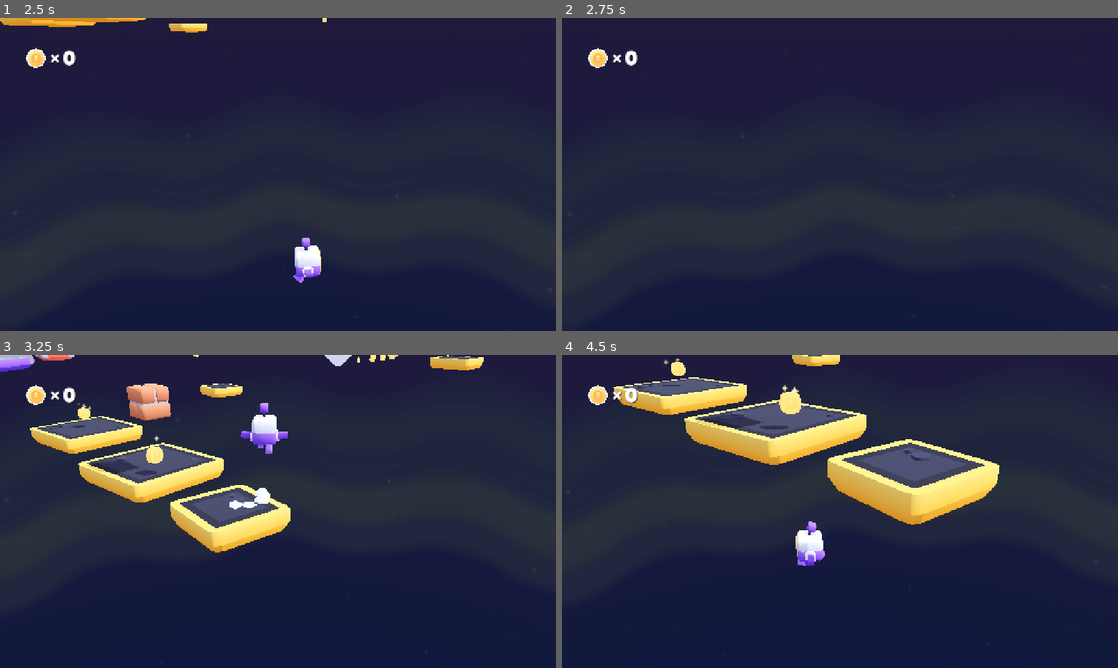
Above: before the commit, frames 1-4 (two rows, left to right).
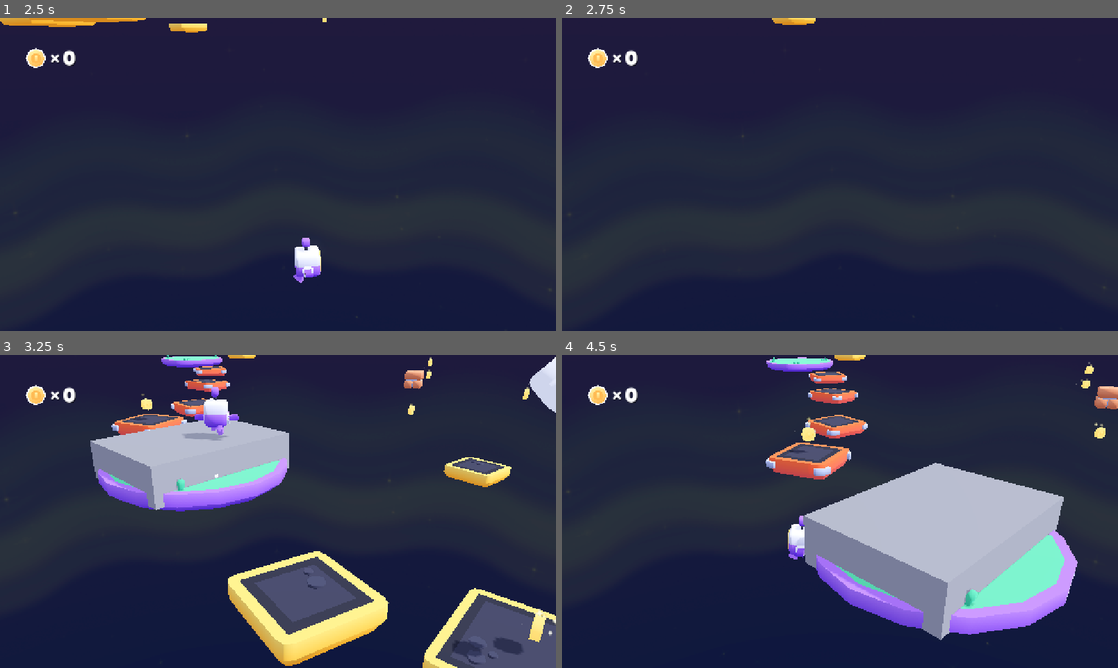
Above: after the commit, the same moments.

Repository: insertnewusername/3d-platformer
Game: Godot game, scene res://scenes/main.tscn
The game is run twice, just before and just after one commit, with the same random seed, the same clock (stepped at 60 frames per second) and the same inputs.
Inputs (mouse positions are in pixels of both pictures, inside the frame that each line leads up to):
- Up to frame 1 (2.5 s): tap Enter at 0.5 s; move the mouse to (400, 158) at 0.52 s; hold D (move_right) 0.53-1.28 s; tap Down (camera_down) at 0.6 s; click (400, 158) at 0.67 s; tap Space (jump) at 0.77, 1.52 s; move the mouse to (166, 190) at 1.27 s; hold S (move_back) 1.28-2.03 s; tap Left (camera_left) at 1.35 s; move the mouse to (333, 105) at 2.02 s; hold D (move_right) from 2.03 s (still down); tap Right (camera_right) at 2.1 s
- Up to frame 2 (2.75 s): keep holding D (move_right)
- Up to frame 3 (3.25 s): move the mouse to (250, 574) at 2.77 s; release D (move_right) at 2.78 s; hold W (move_forward) from 2.78 s (still down); tap Up (camera_up) at 2.85 s; click (250, 574) at 2.92 s; tap Space (jump) at 3.02 s
- Up to frame 4 (4.5 s): move the mouse to (1006, 558) at 3.52 s; release W (move_forward) at 3.53 s; hold A (move_left) from 3.53 s (still down); tap Alt at 3.6 s; tap Space (jump) at 3.77 s; move the mouse to (673, 464) at 4.27 s; tap Shift at 4.35 s

Frame 1 is identical in both runs. In frame 2, 0.2% of the frame differs, in the area x 37-46%, y 0-3%; in frame 3, 29%; in frame 4, 32%, in the area x 9-100%, y 0-92%.
Error in both runs: Invalid assignment of property or key 'light_energy' with value of type 'float' on a base object of type 'null instance'. (res://scripts/main.gd:11)

Commit message:
added player checkpoints

Diff:
--- a/scripts/main.gd
+++ b/scripts/main.gd
@@ -14,5 +14,5 @@
 
 
 func _on_checkpoint_1_body_entered(body: Node3D) -> void:
-	checkpoint_pos = Vector3(-17.23919, 2.960511, 1.608208)
-	print(checkpoint_pos)
+	Main.checkpoint_pos = Vector3(-17.23919, 2.960511, 1.608208)
+	print(Main.checkpoint_pos)
--- a/scripts/player.gd
+++ b/scripts/player.gd
@@ -58,7 +58,6 @@
 	# Falling/respawning
 
 	if position.y < -10:
-		print(Main.checkpoint_pos)
 		global_position = Main.checkpoint_pos
 
 		if platform_folder:
